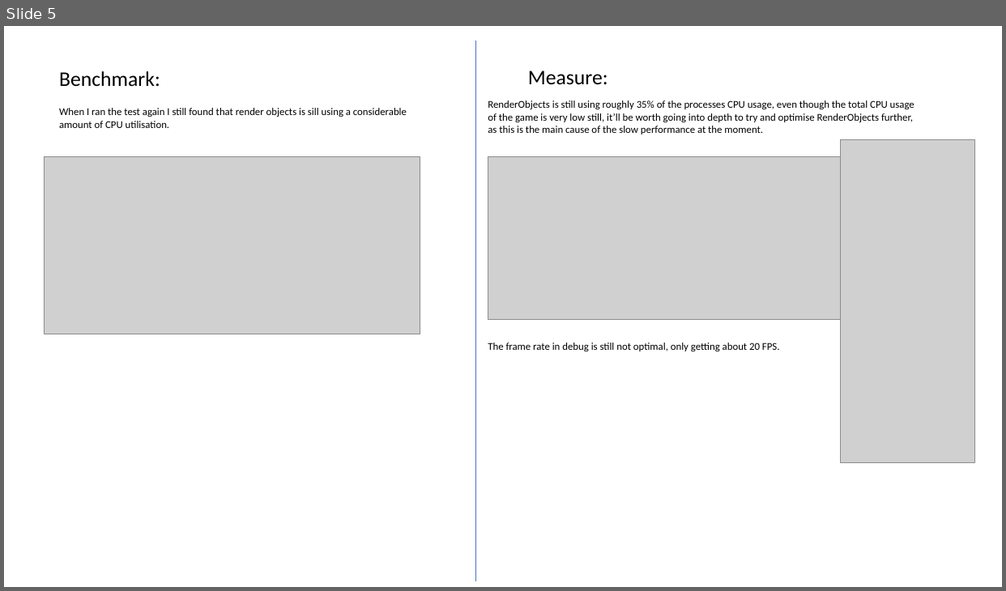
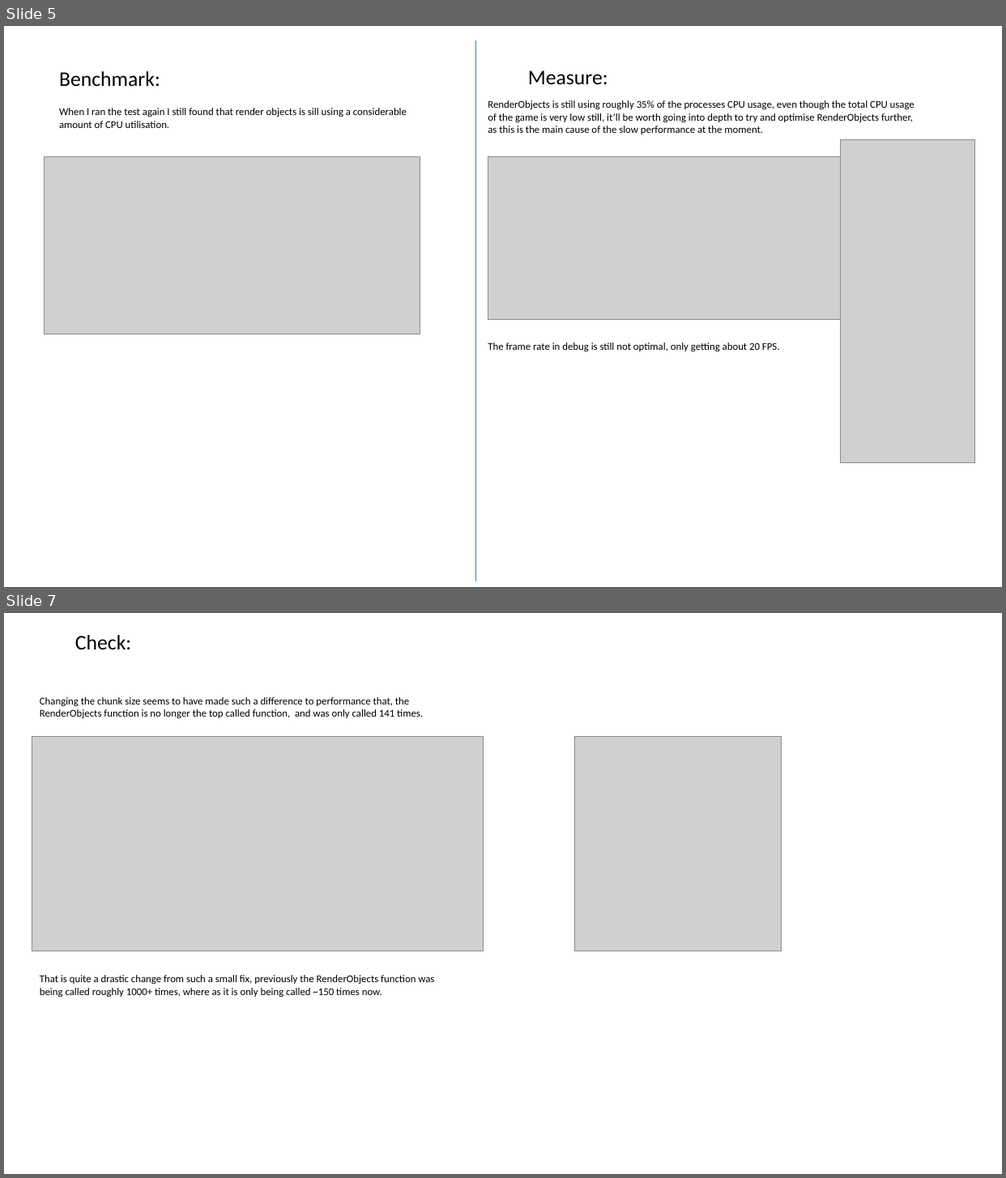
Before and after one commit to Alli1223/comp350-optimisation, a slide deck: OptmisationProcess.pptx. Shown one above the other, each under a label of ours: slide 5 before the commit, slides 5 and 7 after it; the slides between them are not shown. The pictures are 1006x591 and 1006x1178 pixels, drawn with LibreOffice and Linux fonts; fonts in the diff are those of the drawing; grey boxes stand for pictures. Boxes give left, top, right and bottom in pixels: in the first picture for what was removed or moved away, otherwise in the second. Text is boxed around its words. In the diff, an @@ line names an element or a change of style, - is before the commit and + after.

```diff
--- a/OptmisationProcess.pptx
+++ b/OptmisationProcess.pptx
@@ slide 7 added at (4,613,1002,1174), background #FFFFFF @@
@@ text added at (75,635,131,649), 20 pt, text #000000 @@
+Check:
@@ text added at (40,697,423,719), 10 pt, text #000000 @@
+Changing the chunk size seems to have made such a difference to performance that, the RenderObjects function is no longer the top called function, and was only called 141 times.
@@ picture added at (32,736,484,951) @@
@@ picture added at (574,736,781,951) @@
@@ text added at (40,975,434,998), 10 pt, text #000000 @@
+That is quite a drastic change from such a small fix, previously the RenderObjects function was being called roughly 1000+ times, where as it is only being called ~150 times now.
```
Also in this commit, not shown: 1 slide changed, 1 other slide added, 6 other files.
